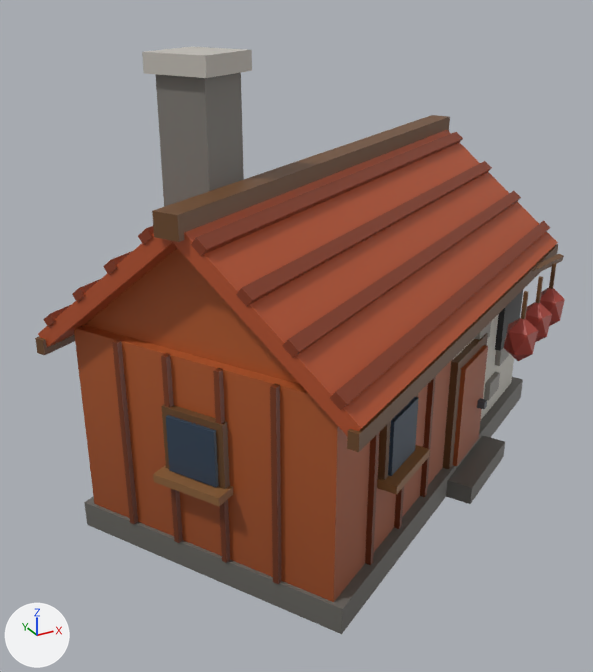
Renders of the glTF model art/models/building_12.glb from each side of a commit.
Camera for both pictures: a 50 mm lens placed at (-0.638, -1.032, 0.75), pointed at (-0.094, -0.045, 0.256). Arrows for +X, +Y and +Z are at lower left; the lights stay in place. The first picture is the older version. Vertices at exactly the same position are counted once.

In view in the first picture: 'building_12'.
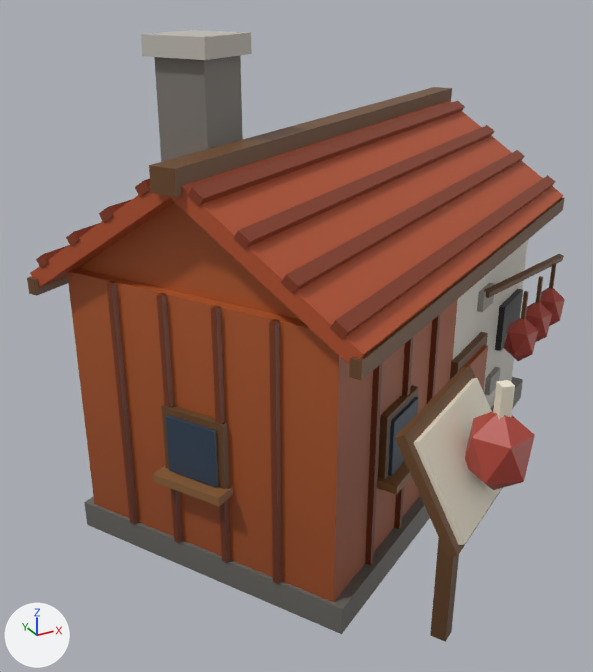
The change in detail:
me_building_12 is used by ob_building_12; location (0.0, 0.0, 0.0).
me_building_12 had 390 vertices, 594 faces and spanned x -0.459..0.459, y -0.405..0.405, z 0.0..0.665.
me_building_12 now has 434 vertices, 662 faces and spans x -0.459..0.459, y -0.511..0.405, z 0.0..0.685.
me_building_12 part 1: the loose piece of 8 vertices spanning x 0.287..0.336, y -0.072..-0.037, z 0.127..0.16 is moved by (0.0, 0.0, 0.028).
me_building_12 part 2: the loose piece of 8 vertices spanning x 0.179..0.228, y -0.134..-0.099, z 0.212..0.244 is moved by (0.0, 0.0, 0.06).
me_building_12 part 3: the loose piece of 8 vertices spanning x 0.251..0.3, y -0.093..-0.058, z 0.079..0.111 is moved by (0.0, 0.0, 0.01).
me_building_12 part 4: the loose piece of 6 vertices spanning x -0.396..0.396, y -0.341..0.341, z 0.32..0.48 is scaled about its middle by (1, 1, 0.812), then moved by (0.0, 0.0, 0.065).
me_building_12 part 5: the loose piece of 8 vertices spanning x -0.224..0.459, y -0.405..-0.002, z 0.285..0.307 is moved by (0.0, 0.0, 0.085).
me_building_12 part 6: the loose piece of 8 vertices spanning x -0.389..0.292, y -0.119..0.287, z 0.421..0.442 is scaled about its middle by (1, 1, 0.955), then moved by (-0.029, 0.05, 0.026).
me_building_12 part 7: the loose piece of 8 vertices spanning x -0.459..0.224, y 0.002..0.405, z 0.285..0.307 is moved by (0.0, 0.0, 0.085).
me_building_12 part 8: the loose piece of 8 vertices spanning x -0.351..0.351, y -0.213..0.213, z 0.483..0.513 is moved by (0.0, 0.0, 0.05).
me_building_12 part 9: the loose piece of 8 vertices spanning x -0.282..-0.179, y -0.092..0.011, z 0.34..0.64 is scaled about its middle by (1, 1, 0.8), then moved by (0.0, 0.0, 0.05).
me_building_12 part 10: the loose piece of 8 vertices spanning x -0.295..-0.166, y -0.106..0.024, z 0.64..0.665 is moved by (0.0, 0.0, 0.02).
me_building_12 part 11: a new loose piece, an icosphere of 20 faces spanning x -0.113..-0.042, y -0.501..-0.431, z 0.228..0.332, in mat_defaultmaterial.
me_building_12 part 12: the loose piece of 8 vertices spanning x -0.36..0.321, y -0.17..0.236, z 0.468..0.489 is rebuilt with 8 vertices and now spans x -0.388..0.293, y -0.12..0.286, z 0.486..0.505.
me_building_12 part 13: the loose piece of 8 vertices spanning x -0.337..0.454, y -0.402..0.198, z 0.294..0.5 is rebuilt with 8 vertices and now spans x -0.336..0.454, y -0.401..0.198, z 0.379..0.55.
me_building_12 part 14: the loose piece of 8 vertices spanning x -0.292..0.389, y -0.287..0.119, z 0.421..0.442 is rebuilt with 8 vertices and now spans x -0.234..0.447, y -0.388..0.018, z 0.409..0.429.
me_building_12 part 15: the loose piece of 8 vertices spanning x -0.321..0.36, y -0.236..0.17, z 0.468..0.489 is rebuilt with 8 vertices and now spans x -0.293..0.388, y -0.286..0.12, z 0.486..0.505.
me_building_12 part 16: the loose piece of 8 vertices spanning x -0.454..0.337, y -0.198..0.402, z 0.294..0.5 is rebuilt with 8 vertices and now spans x -0.454..0.336, y -0.198..0.401, z 0.379..0.55.
me_building_12 part 17: the loose piece of 8 vertices spanning x -0.448..0.233, y -0.017..0.388, z 0.327..0.348 is deleted.
me_building_12 part 18: 34 vertices moved from x -0.412..0.394, y -0.353..0.343, z 0.32 to x -0.412..0.394, y -0.353..0.343, z 0.4; 24 vertices removed from x -0.418..0.448, y -0.388..0.338, z 0.327..0.395; 64 vertices added at x -0.447..0.418, y -0.511..0.388, z 0.0..0.544.
me_building_12 part 19: 8 kept faces spanning x -0.412..0.394, y -0.353..0.343, z 0.04..0.4 get new vertex colours.
Other edits to the shape of me_building_12 do not show in these pictures.

Changed parts and their boxes (x1, y1, x2, y2) in the pictures (593 x 672 px; the box of a moved part takes in the faces that stretch with it):
'building_12', reshaped: before (35, 47, 565, 634); after (27, 30, 565, 642)
part 1 of me_building_12, moved or reshaped (not visible afterwards): before (495, 348, 509, 366)
part 2 of me_building_12, moved or reshaped: before (474, 322, 491, 340); after (477, 283, 495, 312)
part 3 of me_building_12, moved or reshaped: before (484, 372, 500, 400); after (484, 367, 501, 395)
part 4 of me_building_12, moved or reshaped: before (85, 248, 300, 384); after (78, 202, 300, 320)
part 5 of me_building_12, moved or reshaped: before (347, 244, 558, 452); after (349, 198, 565, 380)
part 6 of me_building_12, moved or reshaped: before (103, 251, 132, 275); after (66, 223, 99, 246)
part 7 of me_building_12, moved or reshaped: before (35, 335, 75, 355); after (27, 276, 68, 296)
part 8 of me_building_12, moved or reshaped: before (152, 115, 450, 242); after (149, 87, 452, 197)
part 9 of me_building_12, moved or reshaped: before (155, 73, 244, 207); after (154, 56, 243, 162)
part 10 of me_building_12, moved or reshaped: before (142, 47, 252, 78); after (141, 30, 252, 60)
part 11 of me_building_12, added (red): after (465, 411, 535, 490)
part 12 of me_building_12, rebuilt: before (138, 226, 154, 245); after (99, 199, 132, 222)
part 13 of me_building_12, rebuilt (14% shorter): before (172, 130, 558, 436); after (169, 101, 564, 365)
part 14 of me_building_12, rebuilt (12% narrower, 13% taller): before (236, 161, 492, 307); after (330, 175, 556, 340)
part 15 of me_building_12, rebuilt: before (191, 132, 463, 257); after (233, 125, 495, 250)
part 16 of me_building_12, rebuilt (12% shorter): before (38, 233, 177, 347); after (30, 187, 174, 287)
part 17 of me_building_12, deleted: before (43, 305, 70, 327)
part 18 of me_building_12, moved or reshaped: before (72, 191, 550, 602); after (36, 100, 528, 642)
part 19 of me_building_12, recoloured: before (76, 314, 499, 394); after (69, 251, 515, 359)
